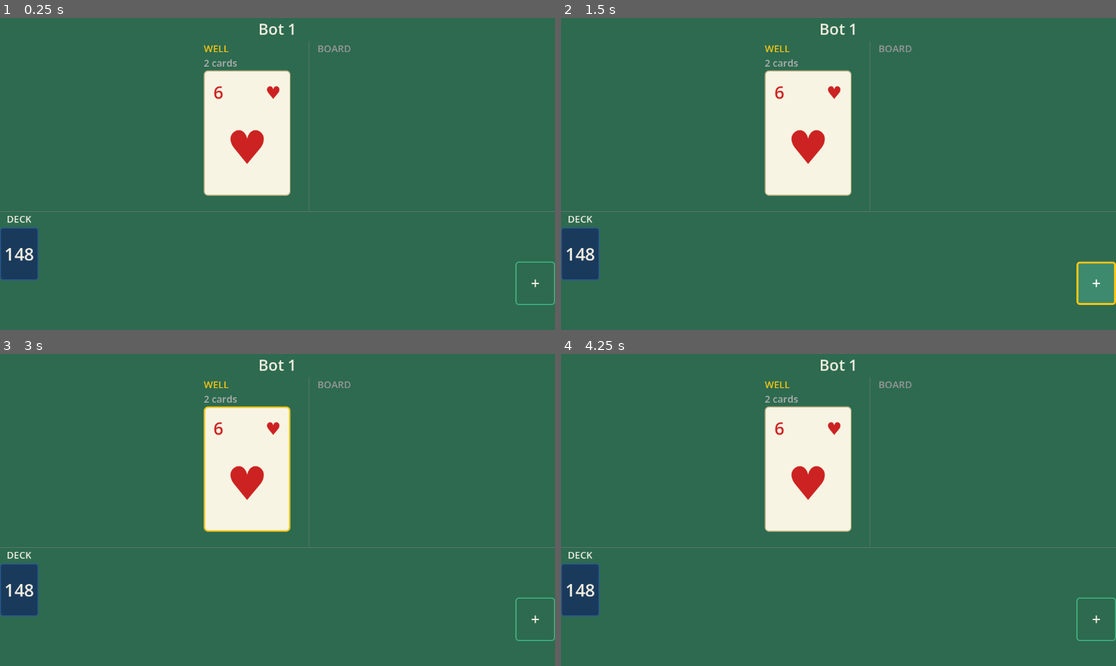
Above: before the commit, frames 1-4 (two rows, left to right).
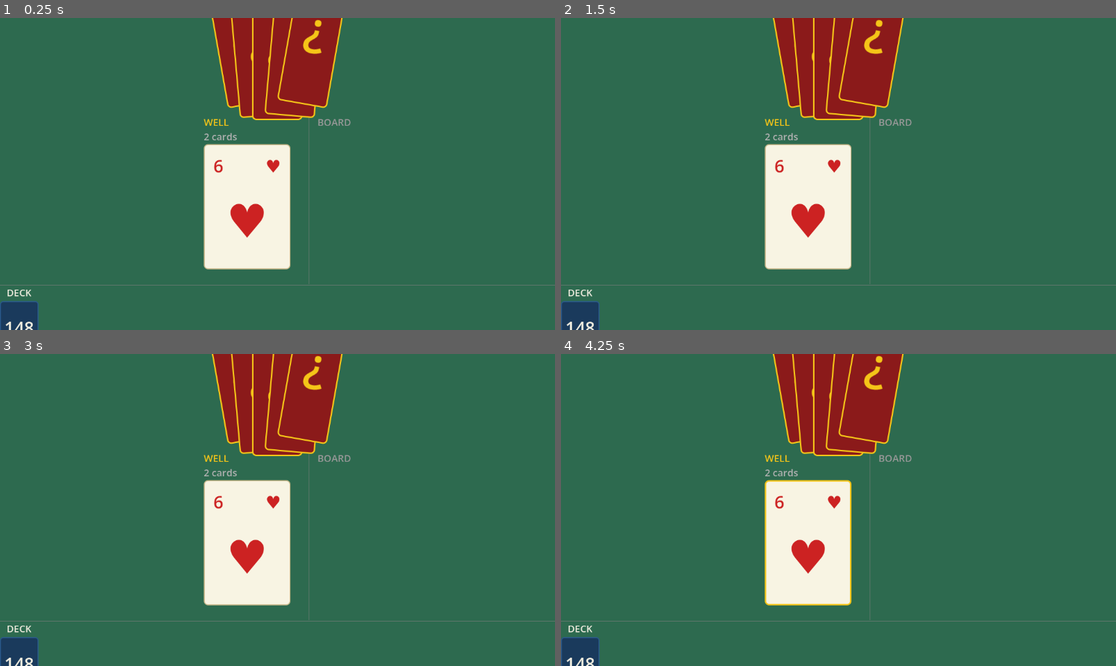
Above: after the commit, the same moments.

Repository: cristiandecoud/el-pozo
Game: Godot game, scene res://escenas/game/game.tscn
The game is run twice, just before and just after one commit, with the same random seed, the same clock (stepped at 60 frames per second) and the same inputs. This scene is started directly instead of the project's main scene.
Inputs (mouse positions are in pixels of both pictures, inside the frame that each line leads up to):
- Up to frame 1 (0.25 s): no input
- Up to frame 2 (1.5 s): click (1093, 283) at 0.5 s, where only the run before the commit has a clickable "+"; click (1093, 283) at 1.25 s, where only the run before the commit has a clickable "+"
- Up to frame 3 (3 s): click (532, 619) at 2 s, where only the run before the commit has a clickable "+"; tap Enter at 2.75 s; drag from (249, 469) to (333, 441) at 2.77 s
- Up to frame 4 (4.25 s): tap Space at 3.5 s; drag from (660, 619) to (810, 572) at 3.52 s

The runs differ from the first frame. In frame 1, 15% of the frame differs, in the area x 0-100%, y 0-100%; in frame 2, 16%; in frame 3, 15%; in frame 4, 15%.

Commit message:
refactor: Update game and player area logic for improved structure and functionality

Diff:
--- a/escenas/game/game.tscn
+++ b/escenas/game/game.tscn
@@ -19,7 +19,6 @@
 
 [node name="RivalsRow" type="HBoxContainer" parent="MainLayout"]
 layout_mode = 2
-custom_minimum_size = Vector2(0, 140)
 size_flags_vertical = 0
 theme_override_constants/separation = 8
 
--- a/escenas/ui/player_area/player_area.tscn
+++ b/escenas/ui/player_area/player_area.tscn
@@ -67,6 +67,6 @@
 theme_override_font_sizes/font_size = 20
 theme_override_colors/font_color = Color(0.6, 0.6, 0.6, 1)
 
-[node name="Hand" type="HBoxContainer" parent="HandZone"]
+[node name="Hand" type="Control" parent="HandZone"]
 layout_mode = 2
-theme_override_constants/separation = 4
+size_flags_vertical = 4
--- a/scripts/ui/card_presentation.gd
+++ b/scripts/ui/card_presentation.gd
@@ -4,7 +4,7 @@
 enum ContentState { EMPTY, FACE_DOWN, FACE_UP }
 
 const FACE_DOWN_SYMBOL := "?"
-const FACE_DOWN_COLOR := Color("#4A6A8C")
+const FACE_DOWN_COLOR := Color("#F5C518")
 const RED_SUIT_COLOR := Color("#CC2222")
 const DARK_SUIT_COLOR := Color("#111111")
 
@@ -28,8 +28,6 @@
 	font_color = p_font_color
 
 static func from_card(card: Card, is_face_down: bool) -> CardPresentation:
-	if card == null:
-		return CardPresentation.new()
 	if is_face_down:
 		return CardPresentation.new(
 			ContentState.FACE_DOWN,
@@ -38,6 +36,8 @@
 			FACE_DOWN_SYMBOL,
 			FACE_DOWN_COLOR
 		)
+	if card == null:
+		return CardPresentation.new()
 	var font_color := RED_SUIT_COLOR if card.is_red() else DARK_SUIT_COLOR
 	var suit_symbol := card.suit_symbol()
 	return CardPresentation.new(
--- a/scripts/ui/card_view.gd
+++ b/scripts/ui/card_view.gd
@@ -30,10 +30,16 @@
 signal card_drag_started(card_view: CardView)
 
 const DRAG_THRESHOLD := 8.0
+const HOVER_LIFT := 22
 
 var _press_position: Vector2 = Vector2.ZERO
 var _dragging: bool = false
 var _presentation: CardPresentation = CardPresentation.new()
+
+# Set to true for hand cards so hover lifts the card upward.
+var lift_on_hover: bool = false
+var _base_position: Vector2 = Vector2.ZERO
+var _base_z_index: int = 0
 
 @export var card_data: Card = null:
 	set(v):
@@ -78,8 +84,9 @@
 	_style_selected.set_border_width_all(3)
 
 	_style_face_down = _style_normal.duplicate()
-	_style_face_down.bg_color = Color("#1A3A5C")
-	_style_face_down.border_color = Color("#2A5A8C")
+	_style_face_down.bg_color = Color("#8B1A1A")
+	_style_face_down.border_color = Color("#F5C518")
+	_style_face_down.set_border_width_all(3)
 
 	_style_hover = _style_normal.duplicate()
 	_style_hover.border_color = Color("#F5C518")
@@ -116,15 +123,21 @@
 	suit_small.add_theme_color_override("font_color", _presentation.font_color)
 	suit_big.add_theme_color_override("font_color", _presentation.font_color)
 
-# Hover: golden border to signal interactivity, without moving the card
-# (position offsets break HBoxContainer layout).
 func _on_hover_enter() -> void:
 	if _presentation.state != CardPresentation.ContentState.FACE_UP:
 		return
 	add_theme_stylebox_override("panel", _style_hover)
+	if lift_on_hover:
+		_base_position = position
+		_base_z_index  = z_index
+		position.y    -= HOVER_LIFT
+		z_index        = 100
 
 func _on_hover_exit() -> void:
 	_apply_style()
+	if lift_on_hover:
+		position = _base_position
+		z_index  = _base_z_index
 
 func _on_gui_input(event: InputEvent) -> void:
 	if event is InputEventMouseButton and event.button_index == MOUSE_BUTTON_LEFT:
--- a/scripts/ui/game.gd
+++ b/scripts/ui/game.gd
@@ -33,8 +33,8 @@
 var human_area: PlayerAreaView
 var hud: HUDView
 var _pause_menu: PauseMenu = null
-var _rival_views: Dictionary = {}
-var _single_rival_area: PlayerAreaView = null
+var _rival_views: Dictionary = {}      # Player → RivalAreaView  (3+ bots, compact)
+var _rival_areas: Array[PlayerAreaView] = []  # ordered by bot index (1–2 bots, full view)
 var _rival_overlay: RivalBoardOverlay = null
 
 # Tracks the CardView currently highlighted so we can deselect it on demand.
@@ -74,6 +74,7 @@
 
 	hud = HUDScene.instantiate()
 	hud.size_flags_horizontal = Control.SIZE_EXPAND_FILL
+	hud.z_index = 200
 	hud.end_turn_requested.connect(func(): turn_controller.on_end_turn_requested())
 	hud.pause_requested.connect(_toggle_pause)
 	main_layout.add_child(hud)
@@ -98,21 +99,20 @@
 
 func _refresh_all() -> void:
 	human_area.refresh(game_manager.human_player())
-	if _single_rival_area != null:
-		_single_rival_area.refresh(game_manager.bot_players()[0])
-	else:
-		for player in _rival_views:
-			(_rival_views[player] as RivalAreaView).refresh()
+	var bots := game_manager.bot_players()
+	for i in range(_rival_areas.size()):
+		_rival_areas[i].refresh(bots[i])
+	for player in _rival_views:
+		(_rival_views[player] as RivalAreaView).refresh()
 	_rebuild_ladders()
 	deck_count.text = str(game_manager.deck_size())
-	hud.set_human_turn(game_manager.current_player().is_human)
 	var current := game_manager.current_player()
+	hud.set_human_turn(current.is_human)
 	human_area.set_active_turn(current.is_human)
-	if _single_rival_area != null:
-		_single_rival_area.set_active_turn(not current.is_human)
-	else:
-		for p in _rival_views:
-			(_rival_views[p] as RivalAreaView).set_active(p == current)
+	for i in range(_rival_areas.size()):
+		_rival_areas[i].set_active_turn(bots[i] == current)
+	for p in _rival_views:
+		(_rival_views[p] as RivalAreaView).set_active(p == current)
 
 func _rebuild_ladders() -> void:
 	for child in ladders_container.get_children():
@@ -159,11 +159,11 @@
 
 func _on_turn_started(player: Player) -> void:
 	human_area.set_active_turn(player.is_human)
-	if _single_rival_area != null:
-		_single_rival_area.set_active_turn(not player.is_human)
-	else:
-		for p in _rival_views:
-			(_rival_views[p] as RivalAreaView).set_active(p == player)
+	var bots := game_manager.bot_players()
+	for i in range(_rival_areas.size()):
+		_rival_areas[i].set_active_turn(bots[i] == player)
+	for p in _rival_views:
+		(_rival_views[p] as RivalAreaView).set_active(p == player)
 	turn_controller.on_turn_started(player)
 
 func _on_game_won(player: Player) -> void:
@@ -285,23 +285,44 @@
 func _build_rival_views() -> void:
 	for child in rivals_row.get_children():
 		child.queue_free()
+	for view in _rival_areas:
+		if is_instance_valid(view):
+			view.queue_free()
+	_rival_areas.clear()
 	_rival_views.clear()
-	_single_rival_area = null
+
 	var bots := game_manager.bot_players()
+
 	if bots.size() == 1:
-		var view: PlayerAreaView = PlayerAreaScene.instantiate()
-		view.show_hand = false
-		view.size_flags_horizontal = Control.SIZE_EXPAND_FILL
-		view.size_flags_vertical = Control.SIZE_EXPAND_FILL
+		rivals_row.show()
+		var view := _make_rival_player_area()
 		rivals_row.add_child(view)
-		_single_rival_area = view
+		_rival_areas.append(view)
+
+	elif bots.size() == 2:
+		rivals_row.show()
+		var left_view := _make_rival_player_area()
+		var right_view := _make_rival_player_area()
+		rivals_row.add_child(left_view)
+		rivals_row.add_child(right_view)
+		_rival_areas.append(left_view)
+		_rival_areas.append(right_view)
+
 	else:
+		rivals_row.show()
 		for player in bots:
 			var view: RivalAreaView = RivalAreaScene.instantiate()
 			rivals_row.add_child(view)
 			view.setup(player)
 			view.inspect_requested.connect(_show_rival_board)
 			_rival_views[player] = view
+
+func _make_rival_player_area() -> PlayerAreaView:
+	var view: PlayerAreaView = PlayerAreaScene.instantiate()
+	view.show_hand = false
+	view.size_flags_horizontal = Control.SIZE_EXPAND_FILL
+	view.size_flags_vertical = Control.SIZE_EXPAND_FILL
+	return view
 
 # ── Rival board overlay ───────────────────────────────────────────────────────
 
--- a/scripts/ui/player_area_view.gd
+++ b/scripts/ui/player_area_view.gd
@@ -42,14 +42,24 @@
 @onready var well_count: Label      = $WellAndBoard/Well/WellCount
 @onready var well_top_slot: Control = $WellAndBoard/Well/WellTopSlot
 @onready var board_container: HBoxContainer = $WellAndBoard/BoardZone/Board
-@onready var hand_container: HBoxContainer  = $HandZone/Hand
+@onready var hand_container: Control        = $HandZone/Hand
 @onready var hand_zone: VBoxContainer       = $HandZone
 
 const CardScene := preload("res://escenas/ui/card/card.tscn")
 
-const CARD_W      := 180
-const CARD_H      := 260
-const STACK_OFFSET := 35   # px between stacked cards in a board column
+const CARD_W        := 180
+const CARD_H        := 260
+const STACK_OFFSET  := 35    # px between stacked cards in a board column
+
+const FAN_SPACING     := 58    # px between card left edges in the hand fan
+const FAN_ANGLE       := 5.0   # degrees of rotation per step from center
+const FAN_ARC         := 10.0  # parabolic y-drop (px) per t² at the edges
+# Rival hand fan — smaller cards, inverted fan (top pivot, arc opens downward)
+const RIVAL_CARD_W  := 105
+const RIVAL_CARD_H  := 150
+const RIVAL_SPACING := 32
+const RIVAL_ANGLE   := 5.0
+const RIVAL_ARC     := 8.0
 
 # Amber border style for the well card — signals it is the win-condition zone.
 var _style_well: StyleBoxFlat
@@ -96,13 +106,15 @@
 			continue
 		board_container.add_child(_build_board_column(col, i))
 
-	# Hand: visible if human; hidden if bot (bot hand is shown externally in top-left)
+	# Hand: fan at bottom for human; inverted fan at top for rivals
+	hand_zone.visible = true
 	if show_hand:
-		hand_zone.visible = true
-		_rebuild_cards(hand_container, player.hand,
-					   GameManager.CardSource.HAND)
+		move_child(hand_zone, get_child_count() - 1)
+		hand_container.scale = Vector2(1, 1)
+		_rebuild_hand_fan(player.hand)
 	else:
-		hand_zone.visible = false
+		move_child(hand_zone, 0)
+		_rebuild_rival_fan(player.hand.size())
 
 # Returns the board column index under global_pos, or -1 if none.
 # Checks existing columns first, then the "+" new-column slot.
@@ -214,17 +226,73 @@
 
 	return column_ctrl
 
-# Rebuilds a container of CardViews from an array of cards.
-func _rebuild_cards(container: HBoxContainer, cards: Array[Card],
-					source: GameManager.CardSource) -> void:
-	for child in container.get_children():
-		child.queue_free()
-	for i in range(cards.size()):
-		var cv: CardView = CardScene.instantiate()
-		cv.card_data = cards[i]
+# Builds an inverted fan for rivals — smaller cards, top-center pivot so the
+# fan opens downward (simulates holding cards from the opposite side of the table).
+func _rebuild_rival_fan(count: int) -> void:
+	for child in hand_container.get_children():
+		child.queue_free()
+	hand_container.scale = Vector2(1, 1)
+	if count == 0:
+		hand_container.custom_minimum_size = Vector2(0, 0)
+		return
+	var half     := (count - 1) / 2.0
+	var max_arc  := half * half * RIVAL_ARC
+	var fan_w    := RIVAL_SPACING * (count - 1) + RIVAL_CARD_W
+	# Clip to top half of each card — enough to read the card backs visually.
+	hand_container.clip_children = CanvasItem.CLIP_CHILDREN_AND_DRAW
+	hand_container.custom_minimum_size = Vector2(fan_w, RIVAL_CARD_H / 2 + max_arc + 12)
+	for i in range(count):
+		var cv: CardView = CardScene.instantiate()
+		cv.face_down = true
+		cv.custom_minimum_size = Vector2(RIVAL_CARD_W, RIVAL_CARD_H)
+		var t := i - half
+		# Arc inverted: edge cards at y=0 (top), center hangs down to y=max_arc
+		cv.position         = Vector2(i * RIVAL_SPACING, max_arc - t * t * RIVAL_ARC)
+		# 180° flip (upside-down) + small fan spread, pivot at card center
+		cv.rotation_degrees = 180.0 + t * RIVAL_ANGLE
+		cv.pivot_offset     = Vector2(RIVAL_CARD_W / 2.0, RIVAL_CARD_H / 2.0)
+		cv.z_index          = i
+		cv.mouse_filter     = Control.MOUSE_FILTER_IGNORE
+		hand_container.add_child(cv)
+
+# Builds the hand as a rotated fan arc.
+# Cards are laid out left-to-right with x = i * FAN_SPACING.
+# Rotation and a parabolic y-offset create the held-fan illusion.
+# Pivot is at the card's bottom center so rotation fans outward naturally.
+func _rebuild_hand_fan(cards: Array[Card]) -> void:
+	for child in hand_container.get_children():
+		child.queue_free()
+
+	var n := cards.size()
+	if n == 0:
+		hand_container.custom_minimum_size = Vector2(0, 0)
+		return
+
+	var fan_width  := FAN_SPACING * (n - 1) + CARD_W
+	var half       := (n - 1) / 2.0
+	var max_arc_y  := half * half * FAN_ARC
+	# Height: half the card visible + hover headroom (cards offset down by HOVER_LIFT
+	# so the upward hover motion doesn't clip at the container top).
+	hand_container.clip_children = CanvasItem.CLIP_CHILDREN_AND_DRAW
+	hand_container.custom_minimum_size = Vector2(fan_width,
+			CARD_H / 2 + max_arc_y + CardView.HOVER_LIFT + 8)
+
+	for i in range(n):
+		var cv: CardView = CardScene.instantiate()
+		cv.card_data     = cards[i]
+		cv.lift_on_hover = true
+		cv.custom_minimum_size = Vector2(CARD_W, CARD_H)
+
+		var t    := i - half
+		# Offset y by HOVER_LIFT so hover (position.y -= HOVER_LIFT) stays in-bounds
+		cv.position         = Vector2(i * FAN_SPACING, CardView.HOVER_LIFT + t * t * FAN_ARC)
+		cv.rotation_degrees = t * FAN_ANGLE
+		cv.pivot_offset     = Vector2(CARD_W / 2.0, CARD_H)
+		cv.z_index          = i
+
 		var idx := i
 		cv.card_clicked.connect(
-			func(_v): card_selected.emit(source, idx, cards[idx]))
+			func(_v): card_selected.emit(GameManager.CardSource.HAND, idx, cards[idx]))
 		cv.card_drag_started.connect(
-			func(_v): card_drag_started.emit(source, idx, cards[idx]))
-		container.add_child(cv)
+			func(_v): card_drag_started.emit(GameManager.CardSource.HAND, idx, cards[idx]))
+		hand_container.add_child(cv)
